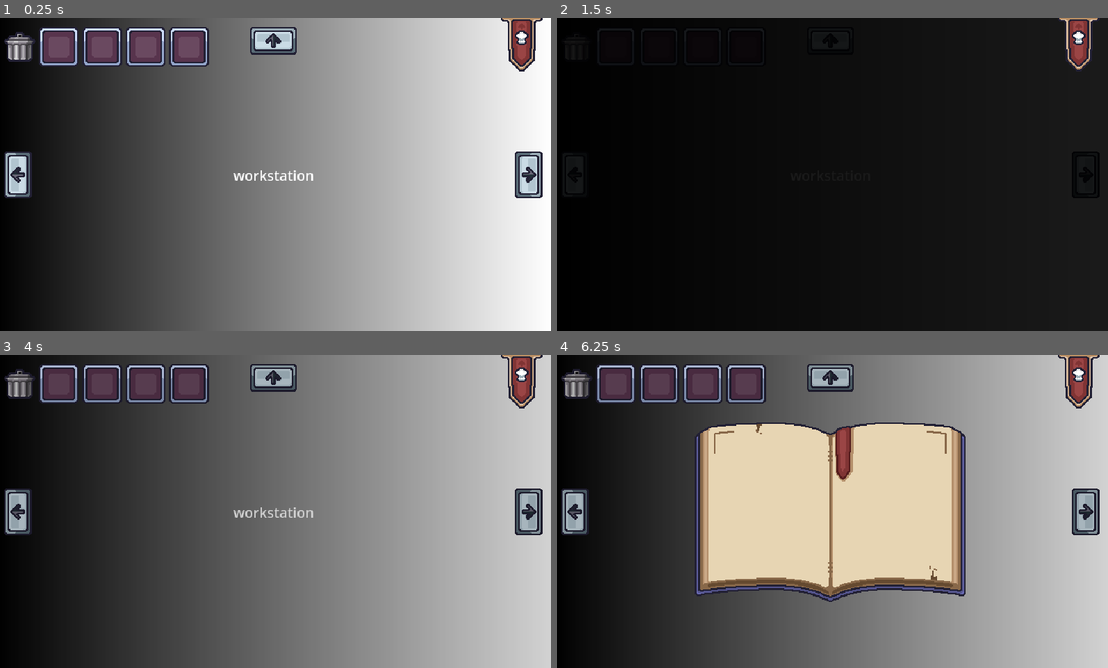
Above: before the commit, frames 1-4 (two rows, left to right).
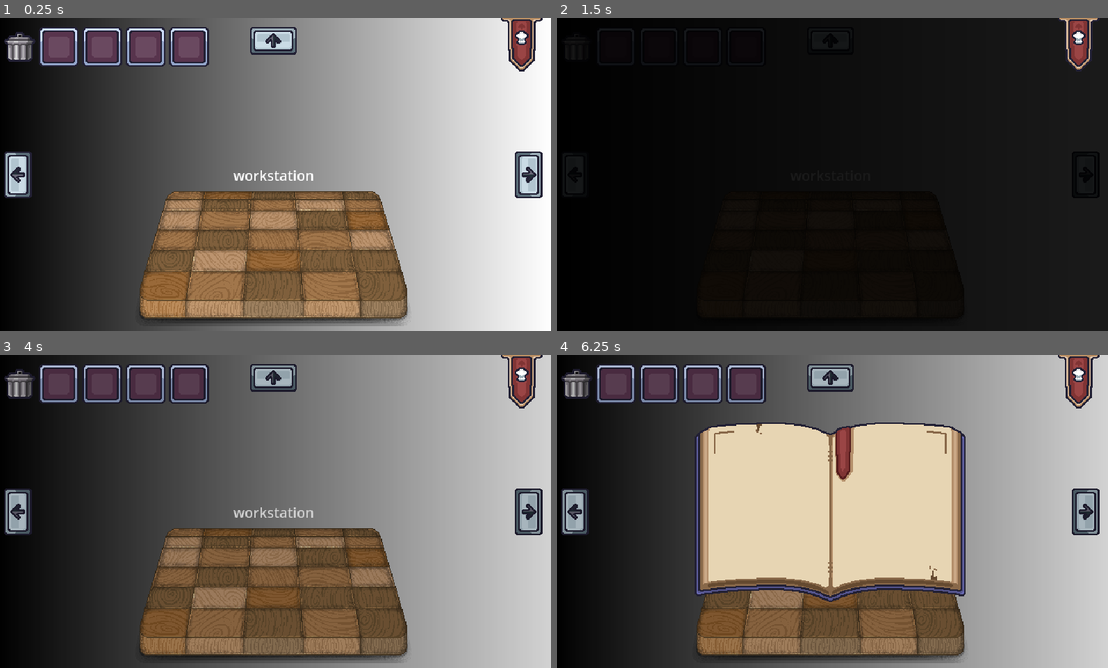
Above: after the commit, the same moments.

Repository: takanazwa5/BayoJajoJam
Game: Godot game, scene res://main.tscn
Two runs of this game, one before a commit and one after it. Both use one fixed random seed, a clock stepped at 60 frames per second and the inputs below.
Inputs (mouse positions are in pixels of both pictures, inside the frame that each line leads up to):
- Up to frame 1 (0.25 s): no input
- Up to frame 2 (1.5 s): click (832, 259) at 0.52 s; click (584, 174) at 1.25 s
- Up to frame 3 (4 s): click (528, 511) at 2 s; click (275, 376) at 2.75 s; click (275, 646) at 3.5 s
- Up to frame 4 (6.25 s): click (1080, 380) at 4.25 s; click (584, 511) at 5 s; click (1085, 511) at 5.75 s

The runs differ from the first frame. In frame 1, 19% of the frame differs, in the area x 25-75%, y 55-99%; in frame 2, less than 0.1%; in frame 3, 19%; in frame 4, 10%.

Commit message:
cutting board

Diff:
--- /dev/null
+++ b/deska/cutting_board.gd
@@ -0,0 +1,100 @@
+class_name CuttingBoard extends TextureRect
+
+
+const KNIFE_ICON: Texture2D = preload("uid://myjpeag58sgn")
+
+
+var item_on_board: ItemData:
+
+	set(value):
+
+		item_on_board = value
+		if item_on_board is ItemData:
+
+			item_slot.texture_normal = item_on_board.sprite
+
+		else:
+
+			item_slot.texture_normal = null
+			item_slot.set_anchors_preset(Control.PRESET_CENTER)
+
+
+@onready var item_slot: TextureButton = %ItemSlot
+
+
+func _ready() -> void:
+
+	item_slot.pressed.connect(_on_item_slot_pressed)
+	item_slot.mouse_entered.connect(_on_item_slot_mouse_entered)
+	item_slot.mouse_exited.connect(_on_item_slot_mouse_exited)
+
+
+func _can_drop_data(_at_position: Vector2, data: Variant) -> bool:
+
+	if data is ItemData and is_empty():
+
+		if data.can_be_cut:
+
+			return true
+
+	return false
+
+
+func _drop_data(_at_position: Vector2, data: Variant) -> void:
+
+	item_on_board = data
+
+
+func _get_drag_data(_at_position: Vector2) -> Variant:
+
+	if is_empty(): return
+	Input.mouse_mode = Input.MOUSE_MODE_HIDDEN
+	var preview_texture: TextureRect = TextureRect.new()
+	preview_texture.texture = item_on_board.icon
+	preview_texture.expand_mode = TextureRect.EXPAND_IGNORE_SIZE
+	preview_texture.size = item_on_board.icon.get_size()
+	preview_texture.position = preview_texture.size * -0.5
+	var preview: Control = Control.new()
+	preview.add_child(preview_texture)
+	preview.z_index = 99
+	set_drag_preview(preview)
+	item_slot.texture_normal = null
+	return item_on_board
+
+
+func _notification(what: int) -> void:
+
+	if what == NOTIFICATION_DRAG_END:
+
+		if not is_drag_successful() and not is_empty():
+
+			item_slot.texture_normal = item_on_board.sprite
+
+		elif not item_slot.texture_normal is Texture2D:
+
+			item_on_board = null
+
+
+func is_empty() -> bool:
+
+	return not item_on_board is ItemData
+
+
+func _on_item_slot_pressed() -> void:
+
+	if item_on_board.can_be_cut:
+
+		item_on_board = item_on_board.item_after_cutting
+		Input.set_custom_mouse_cursor(null)
+
+
+func _on_item_slot_mouse_entered() -> void:
+
+	if is_empty(): return
+	if not item_on_board.can_be_cut: return
+	Input.set_custom_mouse_cursor(KNIFE_ICON)
+
+
+func _on_item_slot_mouse_exited() -> void:
+
+	Input.set_custom_mouse_cursor(null)
--- /dev/null
+++ b/deska/cutting_board.tscn
@@ -0,0 +1,24 @@
+[gd_scene load_steps=3 format=3 uid="uid://ckt18pc2pxtlo"]
+
+[ext_resource type="Texture2D" uid="uid://d1qcmdo8jymtl" path="res://deska/assets/deska.png" id="1_61vet"]
+[ext_resource type="Script" uid="uid://ljhydc5h1wqt" path="res://deska/cutting_board.gd" id="2_rwyhh"]
+
+[node name="CuttingBoard" type="TextureRect"]
+offset_right = 318.0
+offset_bottom = 155.0
+mouse_filter = 0
+texture = ExtResource("1_61vet")
+script = ExtResource("2_rwyhh")
+
+[node name="ItemSlot" type="TextureButton" parent="."]
+unique_name_in_owner = true
+layout_mode = 1
+anchors_preset = 8
+anchor_left = 0.5
+anchor_top = 0.5
+anchor_right = 0.5
+anchor_bottom = 0.5
+grow_horizontal = 2
+grow_vertical = 2
+mouse_filter = 1
+stretch_mode = 3
--- a/items/item_data.gd
+++ b/items/item_data.gd
@@ -1,4 +1,7 @@
 class_name ItemData extends Resource
 
 
+@export var sprite: Texture2D
 @export var icon: Texture2D
+@export var can_be_cut: bool = false
+@export var item_after_cutting: ItemData
--- a/items/item_data/brokul.tres
+++ b/items/item_data/brokul.tres
@@ -1,9 +1,14 @@
-[gd_resource type="Resource" script_class="ItemData" load_steps=3 format=3 uid="uid://doif7hiq7adfr"]
+[gd_resource type="Resource" script_class="ItemData" load_steps=5 format=3 uid="uid://doif7hiq7adfr"]
 
-[ext_resource type="Texture2D" uid="uid://ccmng7ks3ih1o" path="res://items/assets/brokulEQ.png" id="1_rcmjq"]
-[ext_resource type="Script" uid="uid://crueomtp7trxi" path="res://items/item_data.gd" id="1_svhin"]
+[ext_resource type="Texture2D" uid="uid://ccmng7ks3ih1o" path="res://items/assets/brokulEQ.png" id="1_74cbg"]
+[ext_resource type="Resource" uid="uid://borrpbv2nyr4y" path="res://items/item_data/brokul_pokrojony.tres" id="2_pkdub"]
+[ext_resource type="Script" uid="uid://crueomtp7trxi" path="res://items/item_data.gd" id="3_l20p7"]
+[ext_resource type="Texture2D" uid="uid://cx4afth26gwx2" path="res://items/assets/brokul.png" id="4_pkdub"]
 
 [resource]
-script = ExtResource("1_svhin")
-icon = ExtResource("1_rcmjq")
+script = ExtResource("3_l20p7")
+sprite = ExtResource("4_pkdub")
+icon = ExtResource("1_74cbg")
+can_be_cut = true
+item_after_cutting = ExtResource("2_pkdub")
 metadata/_custom_type_script = "uid://crueomtp7trxi"
--- /dev/null
+++ b/items/item_data/brokul_pokrojony.tres
@@ -0,0 +1,12 @@
+[gd_resource type="Resource" script_class="ItemData" load_steps=4 format=3 uid="uid://borrpbv2nyr4y"]
+
+[ext_resource type="Script" uid="uid://crueomtp7trxi" path="res://items/item_data.gd" id="1_6wtqn"]
+[ext_resource type="Texture2D" uid="uid://dbqf3fxch2cum" path="res://items/assets/brokul-pokrojony.png" id="1_kqqy1"]
+[ext_resource type="Texture2D" uid="uid://b4rs0l5mw8v11" path="res://items/assets/brokulPokrojony.png" id="3_ensmn"]
+
+[resource]
+script = ExtResource("1_6wtqn")
+sprite = ExtResource("3_ensmn")
+icon = ExtResource("1_kqqy1")
+can_be_cut = false
+metadata/_custom_type_script = "uid://crueomtp7trxi"
--- a/items/item_data/cukier.tres
+++ b/items/item_data/cukier.tres
@@ -1,9 +1,12 @@
-[gd_resource type="Resource" script_class="ItemData" load_steps=3 format=3 uid="uid://d30s64k5cg7pm"]
+[gd_resource type="Resource" script_class="ItemData" load_steps=4 format=3 uid="uid://d30s64k5cg7pm"]
 
-[ext_resource type="Texture2D" uid="uid://bqqfktmdkl012" path="res://items/assets/cukierEQ.png" id="1_m6sbq"]
-[ext_resource type="Script" uid="uid://crueomtp7trxi" path="res://items/item_data.gd" id="2_ijpai"]
+[ext_resource type="Texture2D" uid="uid://bqqfktmdkl012" path="res://items/assets/cukierEQ.png" id="1_7q7in"]
+[ext_resource type="Script" uid="uid://crueomtp7trxi" path="res://items/item_data.gd" id="2_jj0tn"]
+[ext_resource type="Texture2D" uid="uid://bc7nonddc01rq" path="res://items/assets/cukier.png" id="3_2dn28"]
 
 [resource]
-script = ExtResource("2_ijpai")
-icon = ExtResource("1_m6sbq")
+script = ExtResource("2_jj0tn")
+sprite = ExtResource("3_2dn28")
+icon = ExtResource("1_7q7in")
+can_be_cut = false
 metadata/_custom_type_script = "uid://crueomtp7trxi"
--- a/items/item_data/jajo.tres
+++ b/items/item_data/jajo.tres
@@ -1,9 +1,12 @@
-[gd_resource type="Resource" script_class="ItemData" load_steps=3 format=3 uid="uid://b346kb7qxfq60"]
+[gd_resource type="Resource" script_class="ItemData" load_steps=4 format=3 uid="uid://b346kb7qxfq60"]
 
-[ext_resource type="Texture2D" uid="uid://i42uag2j3vel" path="res://items/assets/jajoEQ.png" id="1_aqglr"]
-[ext_resource type="Script" uid="uid://crueomtp7trxi" path="res://items/item_data.gd" id="1_gl4px"]
+[ext_resource type="Texture2D" uid="uid://i42uag2j3vel" path="res://items/assets/jajoEQ.png" id="1_44tkm"]
+[ext_resource type="Script" uid="uid://crueomtp7trxi" path="res://items/item_data.gd" id="2_12t6j"]
+[ext_resource type="Texture2D" uid="uid://cgjyecjbw3xgs" path="res://items/assets/jajo.png" id="3_pqgbp"]
 
 [resource]
-script = ExtResource("1_gl4px")
-icon = ExtResource("1_aqglr")
+script = ExtResource("2_12t6j")
+sprite = ExtResource("3_pqgbp")
+icon = ExtResource("1_44tkm")
+can_be_cut = false
 metadata/_custom_type_script = "uid://crueomtp7trxi"
--- a/items/item_data/pomidor.tres
+++ b/items/item_data/pomidor.tres
@@ -1,9 +1,14 @@
-[gd_resource type="Resource" script_class="ItemData" load_steps=3 format=3 uid="uid://cgdmuopjig6nt"]
+[gd_resource type="Resource" script_class="ItemData" load_steps=5 format=3 uid="uid://cgdmuopjig6nt"]
 
 [ext_resource type="Texture2D" uid="uid://dofxptmgg4dnu" path="res://items/assets/pomidorEQ.png" id="1_hf6ad"]
 [ext_resource type="Script" uid="uid://crueomtp7trxi" path="res://items/item_data.gd" id="2_74bp4"]
+[ext_resource type="Resource" uid="uid://ber4fxjicvs5f" path="res://items/item_data/pomidor_pokrojony.tres" id="2_festm"]
+[ext_resource type="Texture2D" uid="uid://cr8l5bnwvu4eg" path="res://items/assets/pomidor.png" id="4_festm"]
 
 [resource]
 script = ExtResource("2_74bp4")
+sprite = ExtResource("4_festm")
 icon = ExtResource("1_hf6ad")
+can_be_cut = true
+item_after_cutting = ExtResource("2_festm")
 metadata/_custom_type_script = "uid://crueomtp7trxi"
--- /dev/null
+++ b/items/item_data/pomidor_pokrojony.tres
@@ -0,0 +1,12 @@
+[gd_resource type="Resource" script_class="ItemData" load_steps=4 format=3 uid="uid://ber4fxjicvs5f"]
+
+[ext_resource type="Texture2D" uid="uid://c4moq13frdqjg" path="res://items/assets/pomidor-pokrojony.png" id="1_2k14b"]
+[ext_resource type="Script" uid="uid://crueomtp7trxi" path="res://items/item_data.gd" id="1_6kqg0"]
+[ext_resource type="Texture2D" uid="uid://c2da3cwdlbubt" path="res://items/assets/pomidorPokrojony.png" id="3_gyc7j"]
+
+[resource]
+script = ExtResource("1_6kqg0")
+sprite = ExtResource("3_gyc7j")
+icon = ExtResource("1_2k14b")
+can_be_cut = false
+metadata/_custom_type_script = "uid://crueomtp7trxi"
--- a/views/fridge/fridge.tscn
+++ b/views/fridge/fridge.tscn
@@ -1,11 +1,11 @@
 [gd_scene load_steps=12 format=3 uid="uid://bjgc8hno8kvux"]
 
-[ext_resource type="Texture2D" uid="uid://cx4afth26gwx2" path="res://views/fridge/assets/brokul.png" id="1_5fe2l"]
-[ext_resource type="Texture2D" uid="uid://bc7nonddc01rq" path="res://views/fridge/assets/cukier.png" id="2_4esre"]
+[ext_resource type="Texture2D" uid="uid://cx4afth26gwx2" path="res://items/assets/brokul.png" id="1_5fe2l"]
+[ext_resource type="Texture2D" uid="uid://bc7nonddc01rq" path="res://items/assets/cukier.png" id="2_4esre"]
 [ext_resource type="Script" uid="uid://bp6fx3ssxnaru" path="res://items/item_supply.gd" id="2_p3eeh"]
 [ext_resource type="Resource" uid="uid://doif7hiq7adfr" path="res://items/item_data/brokul.tres" id="3_fa4kh"]
-[ext_resource type="Texture2D" uid="uid://cgjyecjbw3xgs" path="res://views/fridge/assets/jajo.png" id="3_p3eeh"]
-[ext_resource type="Texture2D" uid="uid://cr8l5bnwvu4eg" path="res://views/fridge/assets/pomidor.png" id="4_5iivk"]
+[ext_resource type="Texture2D" uid="uid://cgjyecjbw3xgs" path="res://items/assets/jajo.png" id="3_p3eeh"]
+[ext_resource type="Texture2D" uid="uid://cr8l5bnwvu4eg" path="res://items/assets/pomidor.png" id="4_5iivk"]
 [ext_resource type="Resource" uid="uid://d30s64k5cg7pm" path="res://items/item_data/cukier.tres" id="5_ah73h"]
 [ext_resource type="Resource" uid="uid://b346kb7qxfq60" path="res://items/item_data/jajo.tres" id="7_h0w0x"]
 [ext_resource type="Resource" uid="uid://cgdmuopjig6nt" path="res://items/item_data/pomidor.tres" id="9_ah73h"]
--- a/views/workstation/workstation.tscn
+++ b/views/workstation/workstation.tscn
@@ -1,4 +1,6 @@
-[gd_scene load_steps=3 format=3 uid="uid://r4ucx3ggx272"]
+[gd_scene load_steps=4 format=3 uid="uid://r4ucx3ggx272"]
+
+[ext_resource type="PackedScene" uid="uid://ckt18pc2pxtlo" path="res://deska/cutting_board.tscn" id="1_0jq2i"]
 
 [sub_resource type="Gradient" id="Gradient_cba3g"]
 
@@ -38,3 +40,17 @@
 grow_horizontal = 2
 grow_vertical = 2
 text = "workstation"
+
+[node name="CuttingBoard" parent="." instance=ExtResource("1_0jq2i")]
+layout_mode = 1
+anchors_preset = 7
+anchor_left = 0.5
+anchor_top = 1.0
+anchor_right = 0.5
+anchor_bottom = 1.0
+offset_left = -159.0
+offset_top = -161.0
+offset_right = 159.0
+offset_bottom = -6.0
+grow_horizontal = 2
+grow_vertical = 0
Binary file added: deska/assets/deska.png
Not shown, changed: deska/assets/deska.png.import
Binary file added: deska/assets/noz.png
Not shown, added: deska/assets/noz.png.import
Not shown, added: deska/cutting_board.gd.uid
Binary file added: items/assets/brokul-pokrojony.png
Not shown, added: items/assets/brokul-pokrojony.png.import
Renamed: views/fridge/assets/brokul.png -> items/assets/brokul.png
Not shown, added: items/assets/brokul.png.import
Binary file added: items/assets/brokulPokrojony.png
Not shown, changed: items/assets/brokulPokrojony.png.import
Renamed: views/fridge/assets/cukier.png -> items/assets/cukier.png
(and 9 more such lines)
